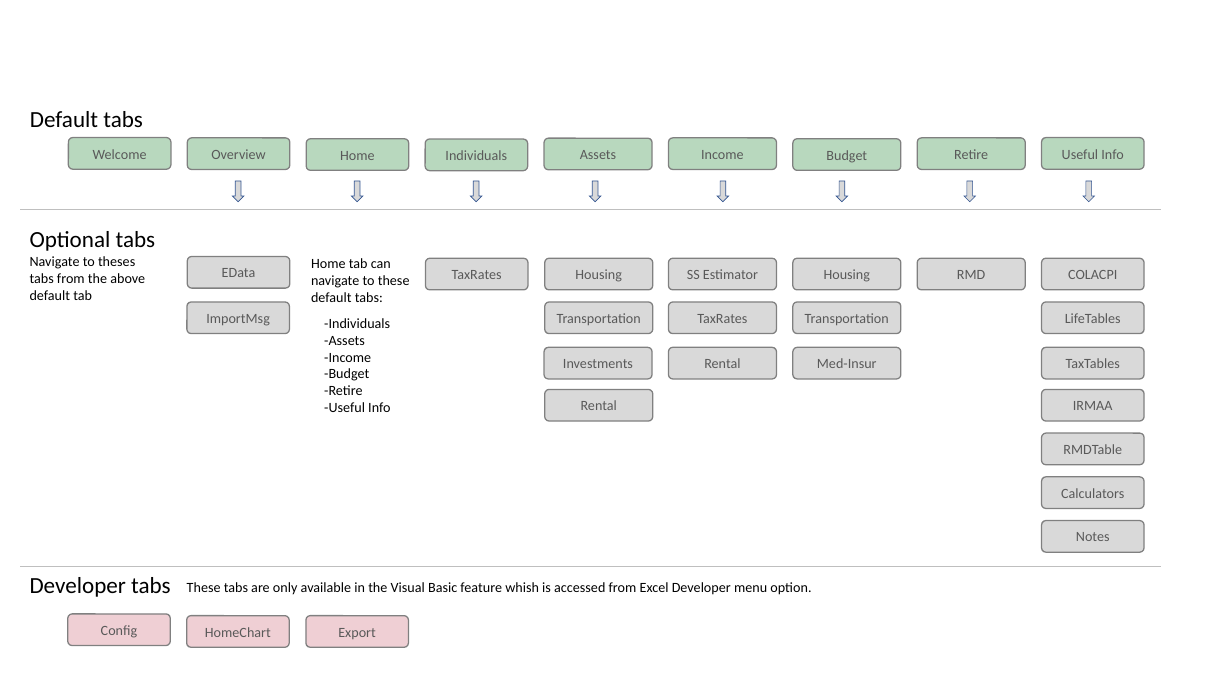
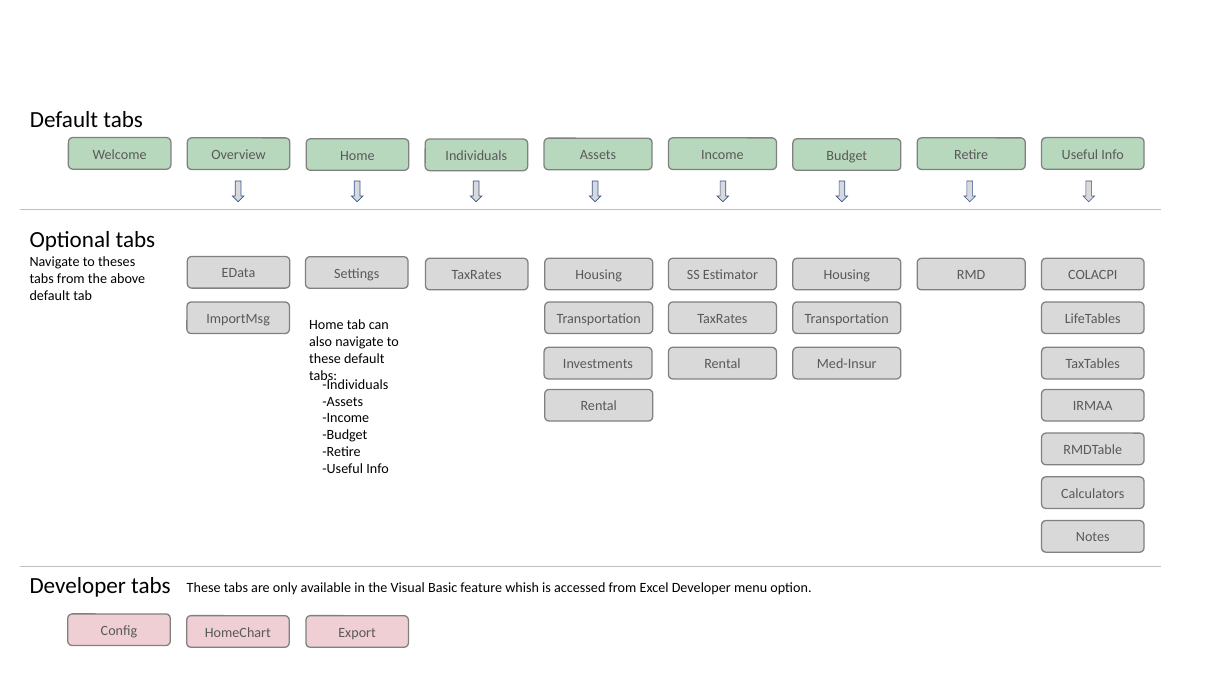
Before and after one commit to daveweilert/daveweilert.github.io, a slide deck: slide 4 of diagrams.pptx. Drawn at 1232x693 pixels with LibreOffice and Linux fonts; fonts in the diff are those of the drawing. Boxes give left, top, right and bottom in pixels: in the first picture for what was removed or moved away, otherwise in the second. Text is boxed around its words. In the diff, an @@ line names an element or a change of style, - is before the commit and + after.

```diff
--- a/diagrams.pptx
+++ b/diagrams.pptx
@@ rounded rectangle added at bbox=[306, 257, 409, 288], fill #D9D9D9, outline #808080 1 pt, 11 pt, text #595959 @@
+Settings
@@ text at bbox=[309, 319, 399, 384]: text changed @@
-Home tab can navigate to these default tabs:
+Home tab can also navigate to these default tabs:
@@ text "-Individuals": place and size @@
-text "-Individuals" at bbox=[324, 318, 390, 412]
+text "-Individuals" at bbox=[322, 377, 388, 473]
```
Also in this commit, not shown: 6 other files.
